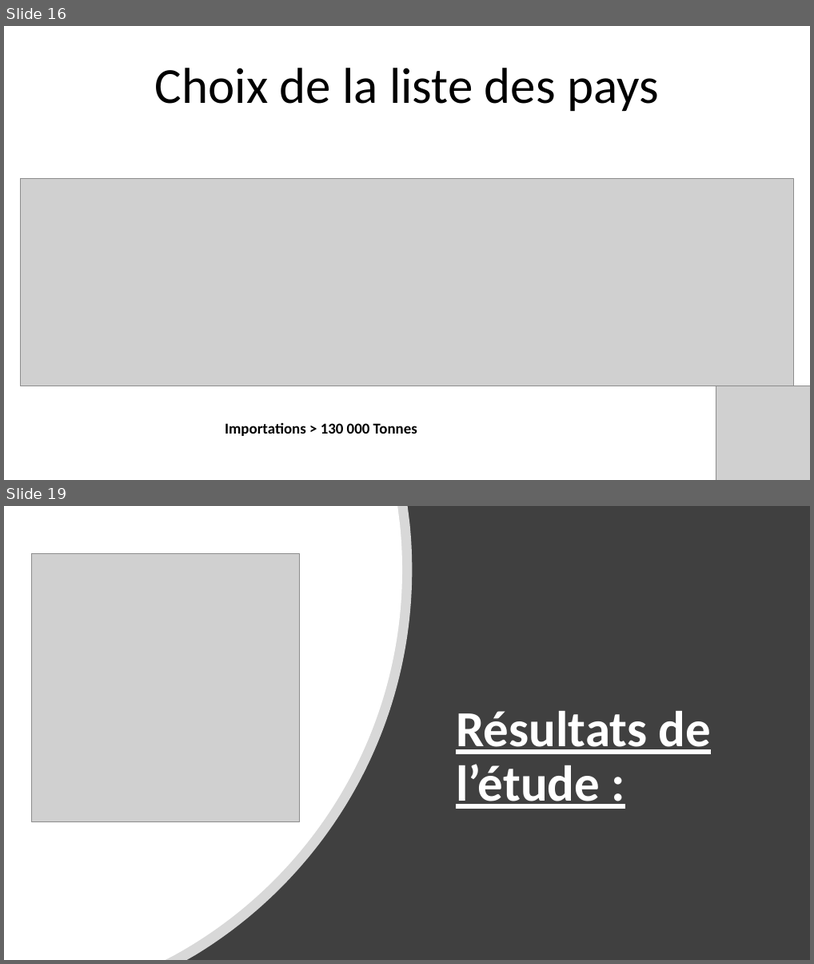
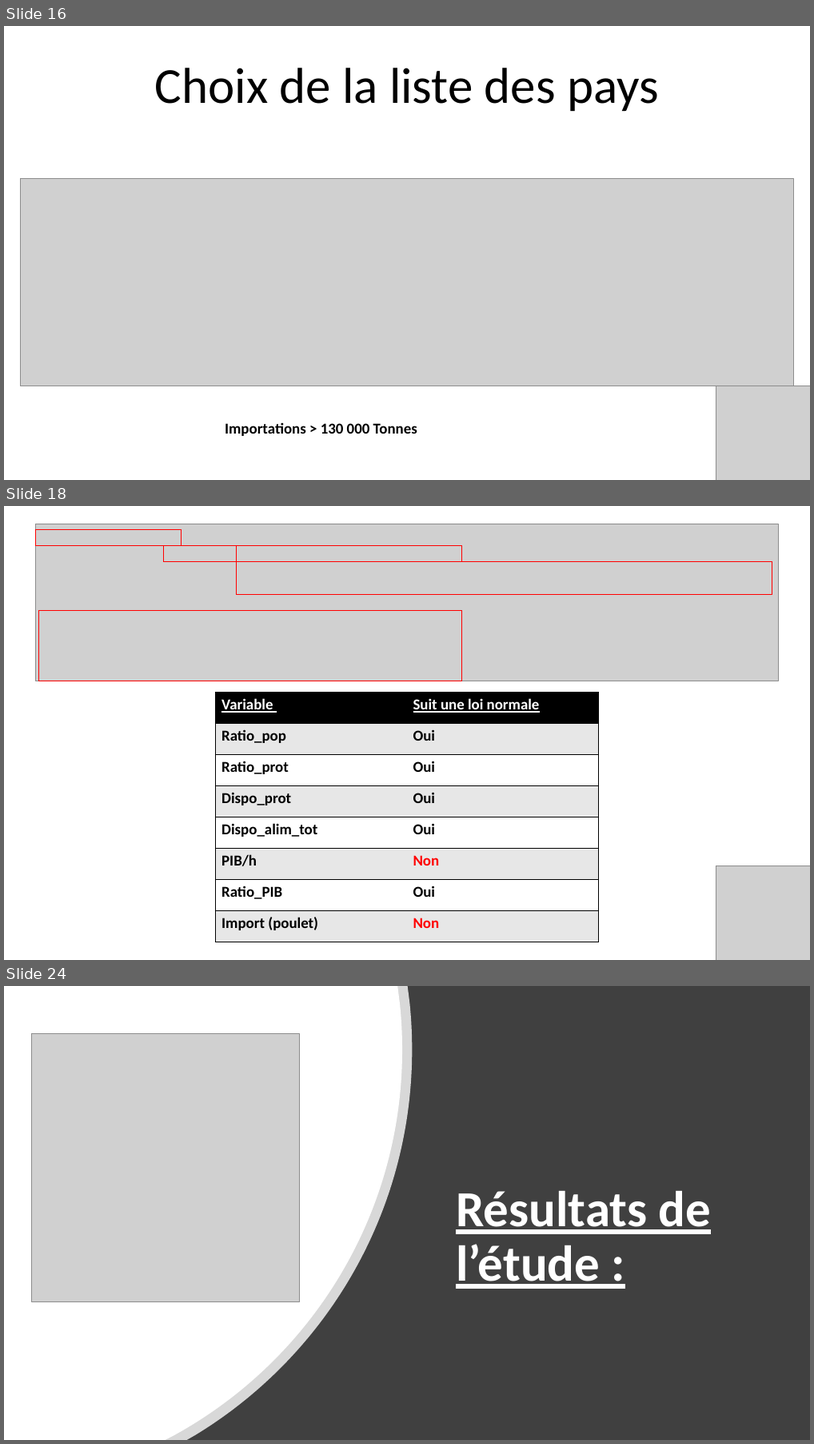
Before and after one commit to Julien-paulet/Projet_5_effectuez_une_etude_de_marche, a slide deck: Projet_5_présentation.pptx. Shown one above the other, each under a label of ours: slides 16 and 19 before the commit, slides 16, 18 and 24 after it; the slides between them are not shown. The pictures are 814x964 and 814x1444 pixels, drawn with LibreOffice and Linux fonts; fonts in the diff are those of the drawing; grey boxes stand for pictures. Boxes give left, top, right and bottom in pixels: in the first picture for what was removed or moved away, otherwise in the second. Text is boxed around its words. In the diff, an @@ line names an element or a change of style, - is before the commit and + after.

```diff
--- a/Projet_5_présentation.pptx
+++ b/Projet_5_présentation.pptx
@@ slide 18 added at (4,506,810,960), background #FFFFFF @@
@@ picture added at (36,524,779,681) @@
@@ rectangle added at (36,529,182,546), outline #FF0000 1 pt @@
@@ rectangle added at (164,545,236,562), outline #FF0000 1 pt @@
@@ rectangle added at (237,545,462,562), outline #FF0000 1 pt @@
@@ rectangle added at (236,562,773,594), outline #FF0000 1 pt @@
@@ rectangle added at (39,610,462,681), outline #FF0000 1 pt @@
@@ table added at (216,692,599,942), 8 rows, 2 columns @@
+Variable | Suit une loi normale
+Ratio_pop | Oui
+Ratio_prot | Oui
+Dispo_prot | Oui
+Dispo_alim_tot | Oui
+PIB/h | Non
+Ratio_PIB | Oui
+Import (poulet) | Non
@@ picture added at (717,865,810,960) @@
@@ what was slide 19 is now slide 24 @@
```
Also in this commit, not shown: 5 slides changed, 5 other slides added, 6 slides removed, 1 other file.
